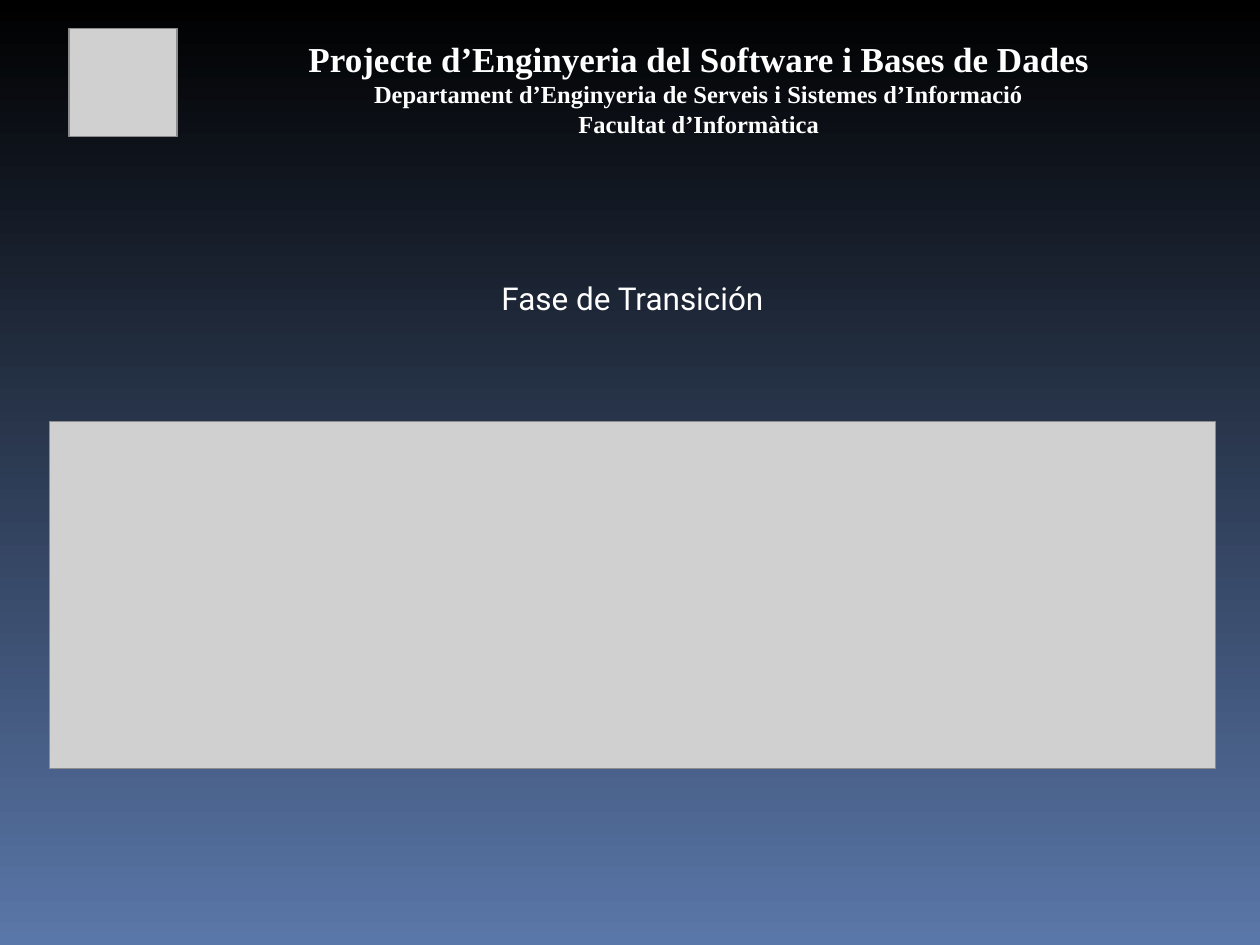
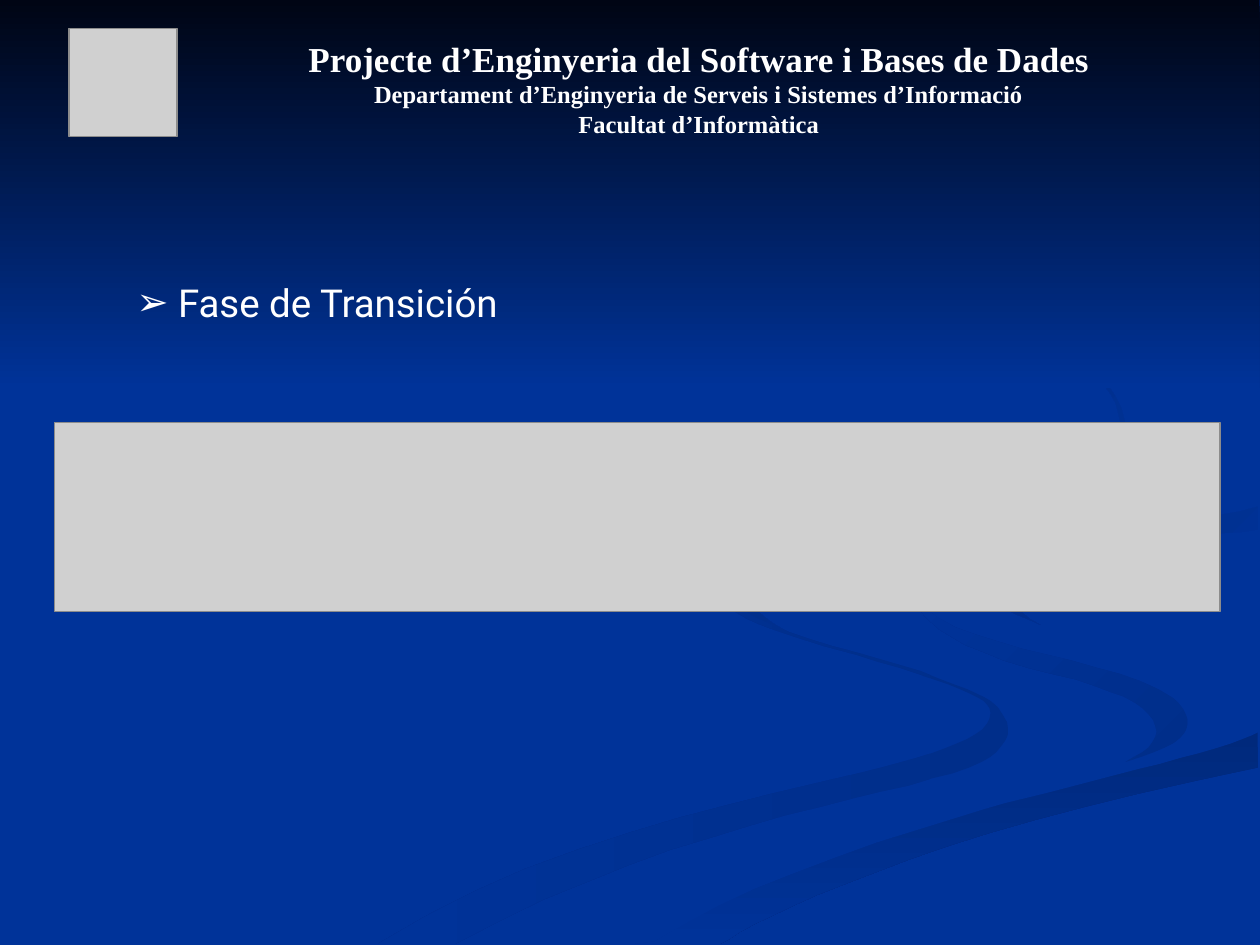
Before and after one commit to mvm9289/escfib, a slide deck: slide 23 of Docs/0910Q2-08-E-1.0-Presentacion.ppt (slide 24 before the commit). Drawn at 1260x945 pixels with LibreOffice and Linux fonts; fonts in the diff are those of the drawing; grey boxes stand for pictures. Boxes give left, top, right and bottom in pixels: in the first picture for what was removed or moved away, otherwise in the second. Text is boxed around its words. In the diff, an @@ line names an element or a change of style, - is before the commit and + after.

```diff
--- a/Docs/0910Q2-08-E-1.0-Presentacion.ppt
+++ b/Docs/0910Q2-08-E-1.0-Presentacion.ppt
@@ background gradient #000000 to #5A77A9 to #003399 @@
@@ group added at [0, 0, 1260, 944]: 7 freeform shapes @@
@@ text "Fase de Transición" at [178, 288, 498, 318]: size 18 to 22 pt; alignment centre to left; bullet none to ➢ @@
@@ picture: place and size @@
-picture at [49, 422, 1215, 770]
+picture at [54, 423, 1220, 612]
```
Also in this commit, not shown: 23 other slides changed, 1 slide removed.
